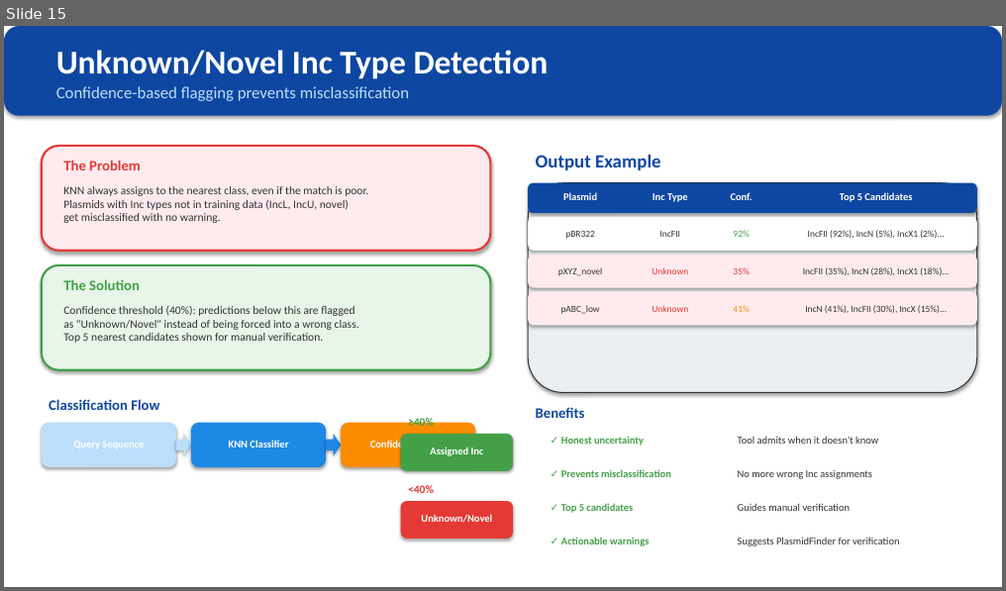
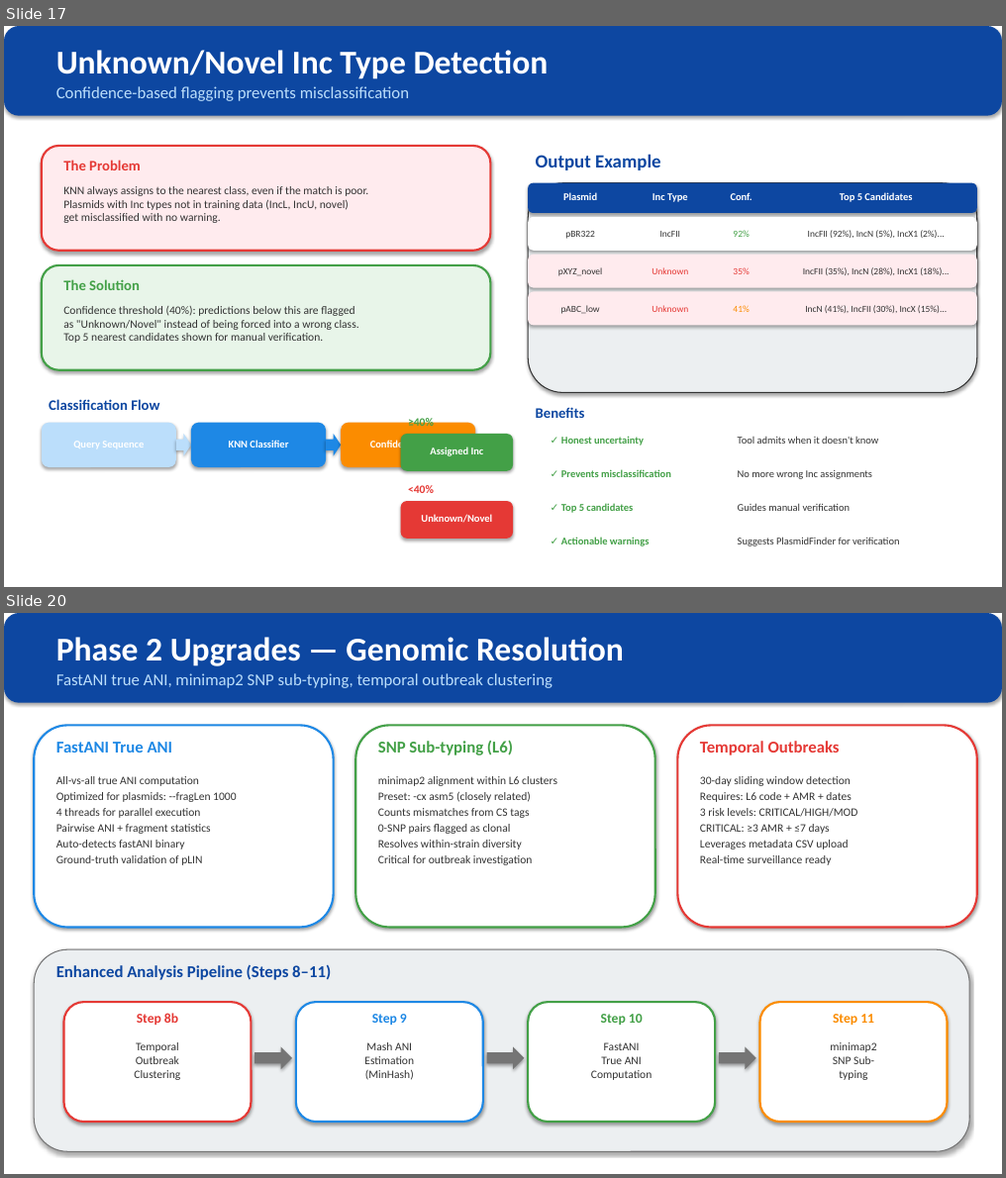
Before and after one commit to xavierbasilbritto-hub/pLIN-plasmid-classification, a slide deck: output/pLIN_Tool_Architecture.pptx. Shown one above the other, each under a label of ours: slide 15 before the commit, slides 17 and 20 after it; the slides between them are not shown. The pictures are 1006x591 and 1006x1178 pixels, drawn with LibreOffice and Linux fonts; fonts in the diff are those of the drawing. Boxes give left, top, right and bottom in pixels: in the first picture for what was removed or moved away, otherwise in the second. Text is boxed around its words. In the diff, an @@ line names an element or a change of style, - is before the commit and + after.

Commit message:
pLIN v2.1: Phase 1+2 upgrades, manuscript figures, cross-platform installers
- Add 7 Phase 1+2 features to plin_app.py: adaptive calibration, sequence
  length warning, metadata CSV upload, Mash ANI, FastANI, minimap2 SNP
  sub-typing, temporal outbreak clustering
- Expand Inc classifier to 20 groups (6,998 training samples, 92.2% accuracy)
- Add 5 manuscript figures (Figures 8-12): pipeline overview, classification
  system, method comparison, v2.1 upgrades, Inc training performance
- Update manuscript with expanded introduction, v2.1 methods/discussion,
  figure references, and GitHub links
- Add cross-platform install scripts (install_pLIN.sh, install_pLIN.bat)
- Rewrite README with comprehensive installation and usage guides
- Update PowerPoint to 21 slides with L1-L6 naming and new feature slides
- Add reference/ and sequences.fasta to .gitignore (too large for GitHub)

```diff
--- a/output/pLIN_Tool_Architecture.pptx
+++ b/output/pLIN_Tool_Architecture.pptx
@@ slide 20 added at bbox=[4, 613, 1002, 1174], background #FFFFFF @@
@@ rounded rectangle added at bbox=[4, 613, 1002, 703], fill #0D47A1 @@
@@ text added at bbox=[56, 637, 624, 666], 32 pt, text #FFFFFF, bold @@
+Phase 2 Upgrades — Genomic Resolution
@@ text added at bbox=[56, 673, 552, 688], 16 pt, text #BBDEFB @@
+FastANI true ANI, minimap2 SNP sub-typing, temporal outbreak clustering
@@ rounded rectangle added at bbox=[34, 725, 334, 928], fill #FFFFFF, outline #1E88E5 2 pt @@
@@ rounded rectangle added at bbox=[355, 725, 655, 928], fill #FFFFFF, outline #43A047 2 pt @@
@@ rounded rectangle added at bbox=[678, 725, 977, 928], fill #FFFFFF, outline #E53935 2 pt @@
@@ text added at bbox=[56, 742, 173, 753], 16 pt, text #1E88E5, bold @@
+FastANI True ANI
@@ text added at bbox=[378, 740, 513, 756], 16 pt, text #43A047, bold @@
+SNP Sub-typing (L6)
@@ text added at bbox=[700, 741, 840, 756], 16 pt, text #E53935, bold @@
+Temporal Outbreaks
@@ text added at bbox=[56, 776, 236, 865], 11 pt, text #333333 @@
+All-vs-all true ANI computation
+Optimized for plasmids: --fragLen 1000
+4 threads for parallel execution
+Pairwise ANI + fragment statistics
+Auto-detects fastANI binary
+Ground-truth validation of pLIN
@@ text added at bbox=[378, 776, 557, 865], 11 pt, text #333333 @@
+minimap2 alignment within L6 clusters
+Preset: -cx asm5 (closely related)
+Counts mismatches from CS tags
+0-SNP pairs flagged as clonal
+Resolves within-strain diversity
+Critical for outbreak investigation
@@ text added at bbox=[700, 776, 858, 865], 11 pt, text #333333 @@
+30-day sliding window detection
+Requires: L6 code + AMR + dates
+3 risk levels: CRITICAL/HIGH/MOD
+CRITICAL: ≥3 AMR + ≤7 days
+Leverages metadata CSV upload
+Real-time surveillance ready
@@ rounded rectangle added at bbox=[34, 950, 969, 1152], fill #ECEFF1, outline #757575 1 pt @@
@@ text added at bbox=[56, 965, 331, 980], 16 pt, text #0D47A1, bold @@
+Enhanced Analysis Pipeline (Steps 8–11)
@@ rounded rectangle added at bbox=[63, 1002, 252, 1122], fill #FFFFFF, outline #E53935 2 pt @@
@@ text added at bbox=[137, 1013, 178, 1025], 13 pt, text #E53935, bold @@
+Step 8b
@@ rounded rectangle added at bbox=[296, 1002, 483, 1122], fill #FFFFFF, outline #1E88E5 2 pt @@
@@ text added at bbox=[372, 1014, 407, 1025], 13 pt, text #1E88E5, bold @@
+Step 9
@@ rounded rectangle added at bbox=[528, 1002, 715, 1122], fill #FFFFFF, outline #43A047 2 pt @@
@@ text added at bbox=[601, 1014, 643, 1025], 13 pt, text #43A047, bold @@
+Step 10
@@ rounded rectangle added at bbox=[760, 1002, 947, 1122], fill #FFFFFF, outline #FB8C00 2 pt @@
@@ text added at bbox=[833, 1014, 874, 1025], 13 pt, text #FB8C00, bold @@
+Step 11
@@ text added at bbox=[134, 1043, 180, 1080], 11 pt, text #333333 @@
+Temporal
+Outbreak
+Clustering
@@ right arrow added at bbox=[254, 1048, 292, 1069], fill #757575 @@
@@ text added at bbox=[364, 1043, 414, 1080], 11 pt, text #333333 @@
+Mash ANI
+Estimation
+(MinHash)
@@ right arrow added at bbox=[487, 1048, 525, 1069], fill #757575 @@
@@ text added at bbox=[591, 1043, 651, 1080], 11 pt, text #333333 @@
+FastANI
+True ANI
+Computation
@@ right arrow added at bbox=[719, 1048, 756, 1069], fill #757575 @@
@@ text added at bbox=[830, 1043, 876, 1080], 11 pt, text #333333 @@
+minimap2
+SNP Sub-
+typing
@@ what was slide 15 is now slide 17 @@
```
Also in this commit, not shown: 13 slides changed, 4 other slides added, 29 other files.
